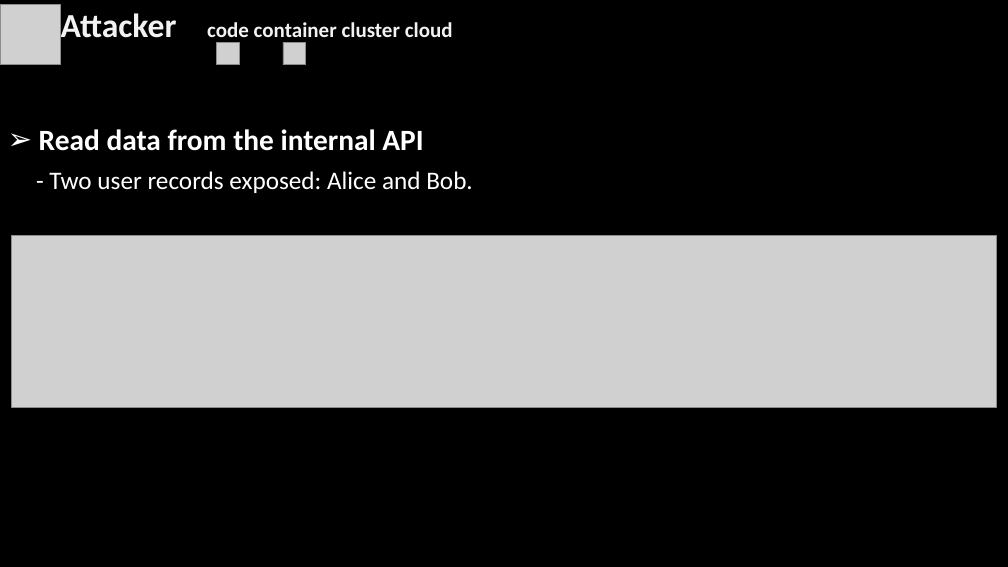
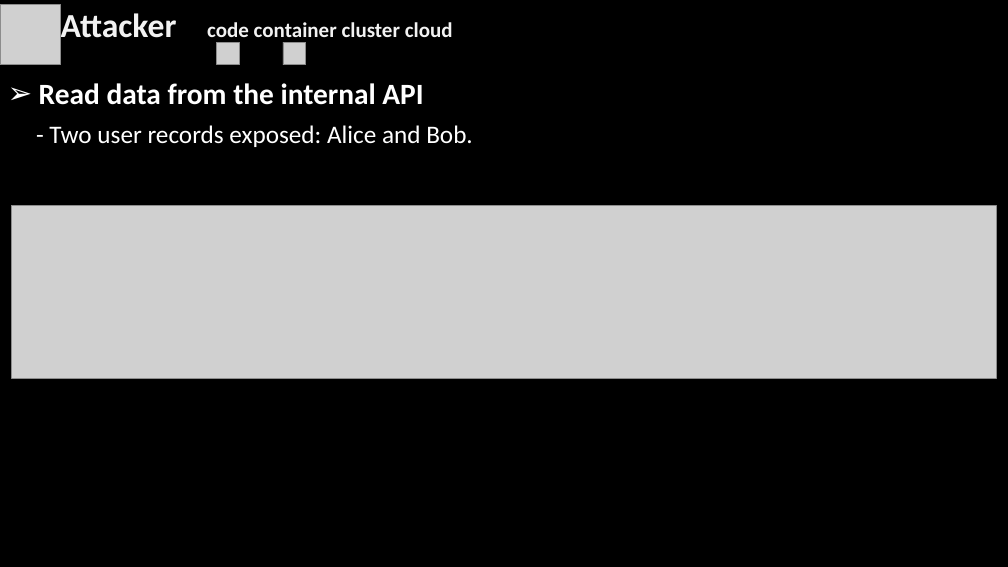
Before and after one commit to simonangel-fong/react2shell-eks, a slide deck: slide 12 of docs/slide/post01_eks_breach.pptx. Drawn at 1008x567 pixels with LibreOffice and Linux fonts; fonts in the diff are those of the drawing; grey boxes stand for pictures; background and template pictures are left out. Boxes give left, top, right and bottom in pixels: in the first picture for what was removed or moved away, otherwise in the second. Text is boxed around its words. In the diff, an @@ line names an element or a change of style, - is before the commit and + after.

```diff
--- a/docs/slide/post01_eks_breach.pptx
+++ b/docs/slide/post01_eks_breach.pptx
@@ text "Read data from the internal ...": place and size @@
-text "Read data from the internal ..." at [39,129,473,193]
+text "Read data from the internal ..." at [39,83,473,147]
@@ picture: place and size @@
-picture at [12,235,997,408]
+picture at [12,206,997,378]
```
Also in this commit, not shown: 12 other slides changed, 13 other files.
